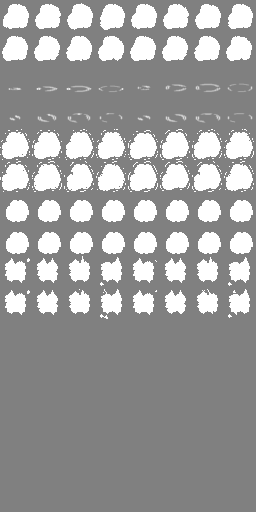
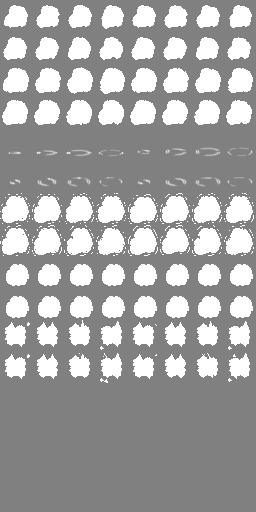
The second 256×512 image is a revision of the first. Changes to its layers:
added layer "Pasted Layer #1" above "Pasted Layer" over [3,69,252,124]
painted on "Pasted Layer" over [0,3,254,383]
